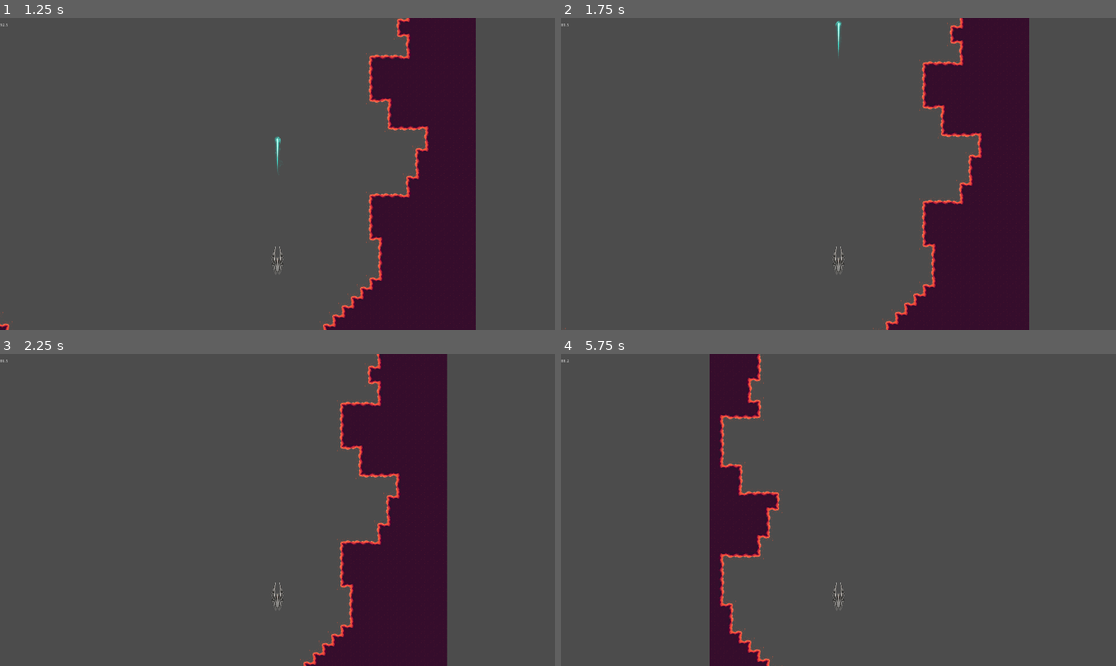
Above: before the commit, frames 1-4 (two rows, left to right).
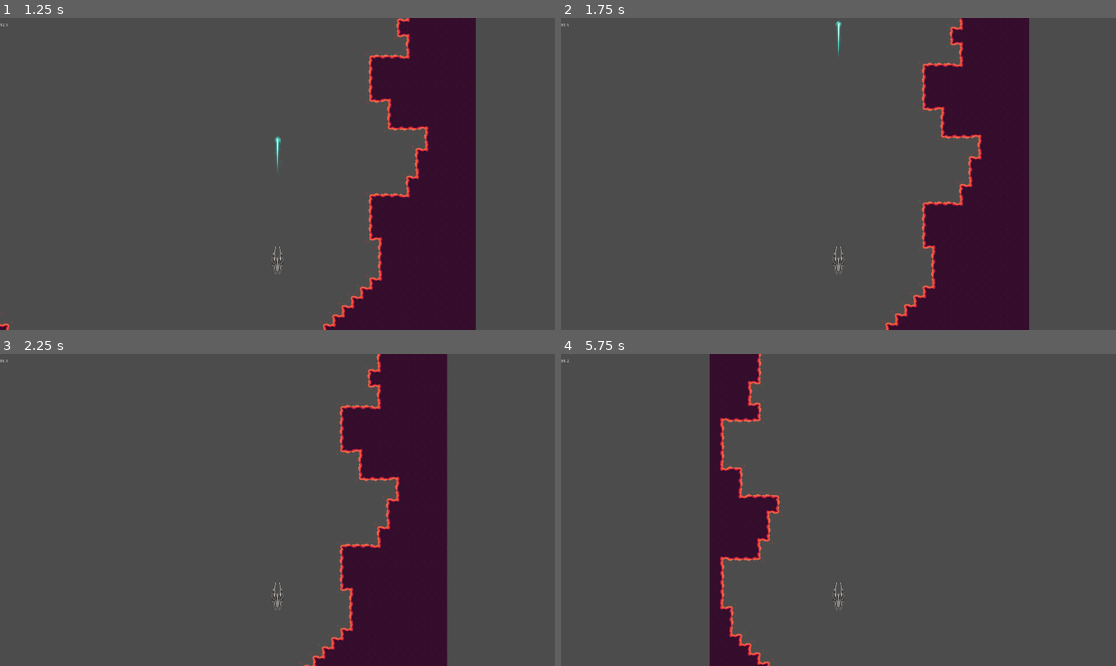
Above: after the commit, the same moments.

Repository: CyanideGourmet/River-Raid-Remake
Game: Godot game, scene res://scenes/Main.tscn
The game is run twice, just before and just after one commit, with the same random seed, the same clock (stepped at 60 frames per second) and the same inputs.
Inputs:
- Up to frame 1 (1.25 s): hold Right (ui_right) from 0.53 s (still down); tap Space (ui_select) at 0.77 s
- Up to frame 2 (1.75 s): release Right (ui_right) at 1.28 s; hold Down (ui_down) from 1.28 s (still down); tap Space (ui_select) at 1.52 s
- Up to frame 3 (2.25 s): release Down (ui_down) at 2.03 s; hold Right (ui_right) from 2.03 s (still down)
- Up to frame 4 (5.75 s): release Right (ui_right) at 2.78 s; hold Up (ui_up) 2.78-3.53 s; tap Space (ui_select) at 3.02, 3.77, 4.52 s; tap Enter at 3.5 s; hold Left (ui_left) 3.53-5.03 s; hold Down (ui_down) from 5.03 s (still down)

Frame 1 is identical in both runs. In frame 2, 1.1% of the frame differs, in the area x 0-77%, y 0-100%; in frame 3, 1.4%, in the area x 54-73%, y 0-100%; in frame 4, 1.4%.

Commit message:
Further little code changes

Diff:
--- a/scripts/Bullet.gd
+++ b/scripts/Bullet.gd
@@ -9,9 +9,11 @@
 func _ready():
 	starting_position = position
 
-func _physics_process(delta):
+func _process(delta):
 	if abs(position.y) - abs(starting_position.y) > bullet_distance:
 		_death()
+
+func _physics_process(delta):
 	var collision = move_and_collide(Vector2(0, -velocity) * delta)
 	if collision:
 		if collision.collider.is_in_group("terrain") or collision.collider.is_in_group("enemy"):
--- a/scripts/Player.gd
+++ b/scripts/Player.gd
@@ -58,14 +58,13 @@
 		bullet.connect("bullet_freed", self, "_on_bullet_freed")
 		connect("free_the_bullet", bullet, "_death")
 		ammo -= 1
-	forward_speed = clamp(forward_speed, min_forward_speed, max_forward_speed)
-	position.x = clamp(position.x, camera_pos.x, camera_pos.x + $Camera.get_viewport_rect().size.x)
 	fuel = clamp(fuel, 0, 100)
 	UI.text = str(fuel)
 
 func _physics_process(delta):
 	velocity = (sideways_velocity + Vector2(0, -1))*full_stop
 	forward_speed += acceleration_speed * acceleration_dir
+	forward_speed = clamp(forward_speed, min_forward_speed, max_forward_speed)
 	velocity.x *= movement_speed
 	velocity.y *= forward_speed
 	var collision = move_and_collide(velocity * delta)
@@ -73,6 +72,7 @@
 		if collision.collider.is_in_group("terrain"):
 			_dead()
 	fuel += -fuel_decrease_rate + fuel_refill_rate * refill
+	position.x = clamp(position.x, camera_pos.x, camera_pos.x + $Camera.get_viewport_rect().size.x)
 
 func _dead():
 	position = current_mapslice.position + Vector2(960, 8500)
Not shown, changed: export_presets.cfg
Not shown, added: Builds/0.2.0/0.2.0.exe
Not shown, added: Builds/0.2.0/0.2.0.pck
